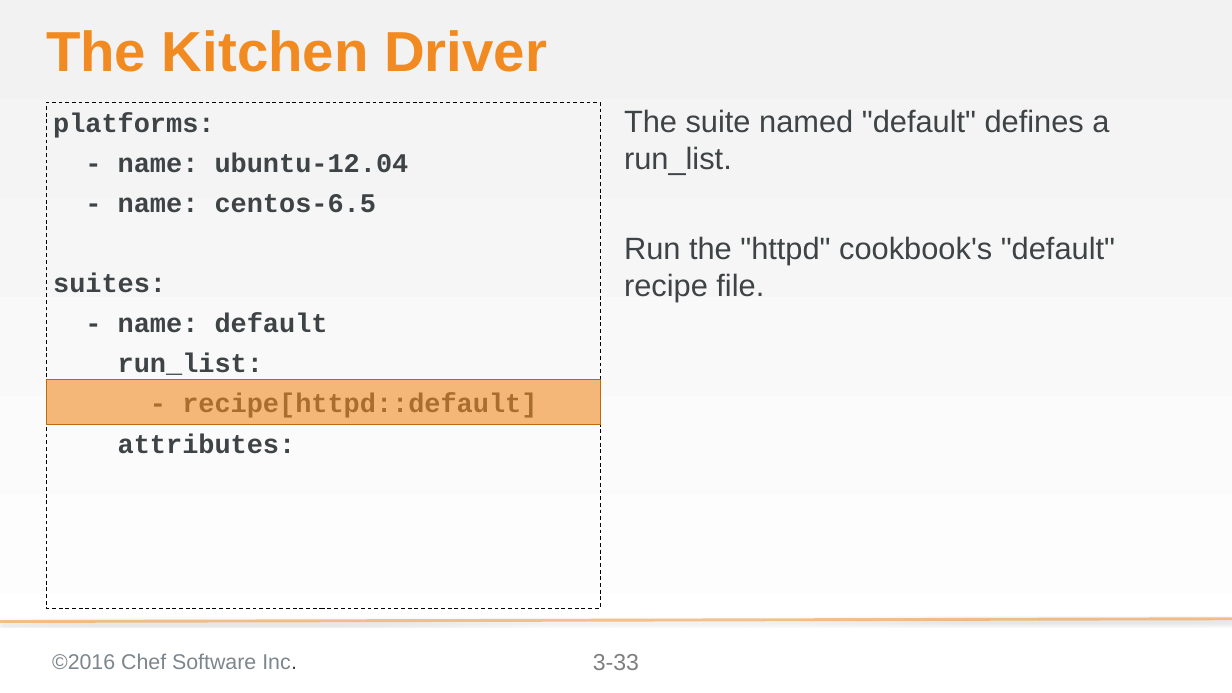
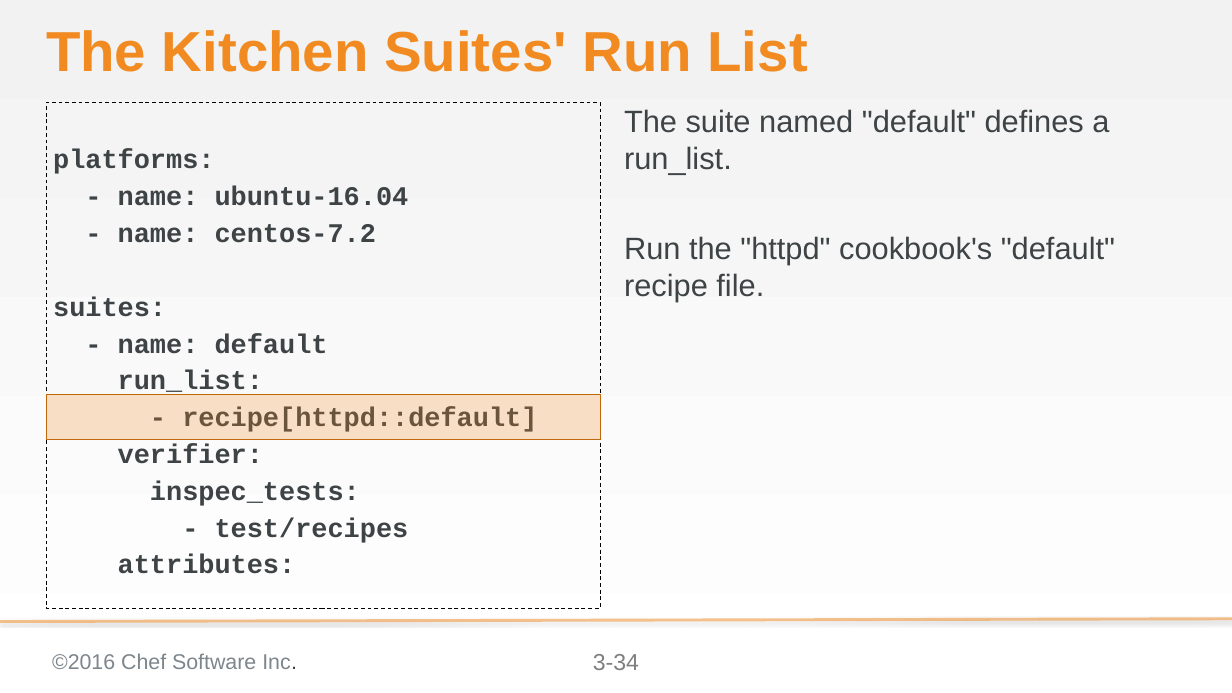
Before and after one commit to chef-training/test_driven_cookbook_development, a slide deck: slide 34 of 03-writing_a_test_first.pptx (slide 33 before the commit). Drawn at 1232x693 pixels with LibreOffice and Linux fonts; fonts in the diff are those of the drawing; background and template pictures are left out. Boxes give left, top, right and bottom in pixels: in the first picture for what was removed or moved away, otherwise in the second. Text is boxed around its words. In the diff, an @@ line names an element or a change of style, - is before the commit and + after.

```diff
--- a/03-writing_a_test_first.pptx
+++ b/03-writing_a_test_first.pptx
@@ title at (46, 30, 808, 72): text changed @@
-The Kitchen Driver
+The Kitchen Suites' Run List
@@ text at (53, 150, 537, 574): line spacing 1 to 0.9 @@
@@ text at (118, 186, 409, 243): text changed @@
-- name: ubuntu-12.04
-- name: centos-6.5
+- name: ubuntu-16.04
+- name: centos-7.2
@@ rectangle: place and size @@
-rectangle at (46, 380, 601, 425)
+rectangle at (46, 394, 601, 439)
@@ rectangle at (46, 394, 601, 439): fill #F18B21 at 60% opacity to #F18B21 at 25% opacity @@
@@ text at (118, 444, 409, 543): paragraphs added @@
+verifier:
+inspec_tests:
+- test/recipes
@@ page number at (593, 654, 639, 670): text changed @@
-3-33
+3-34
```
Also in this commit, not shown: 23 other slides changed, 7 slides added, 8 slides removed, 5 other files.
